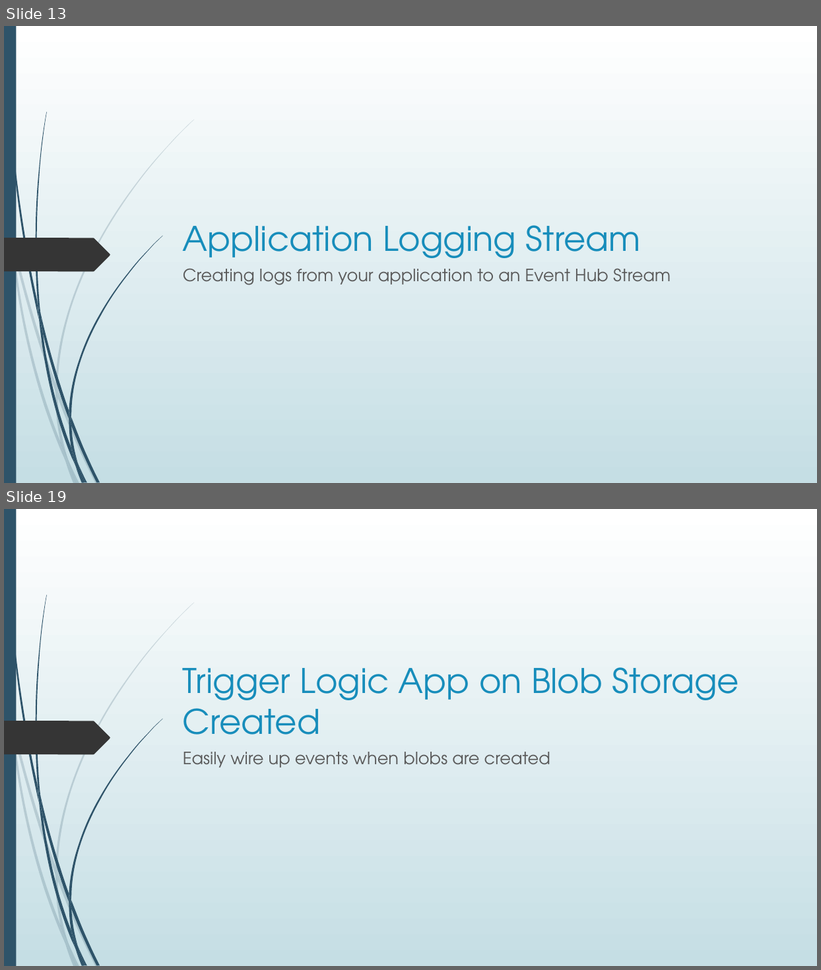
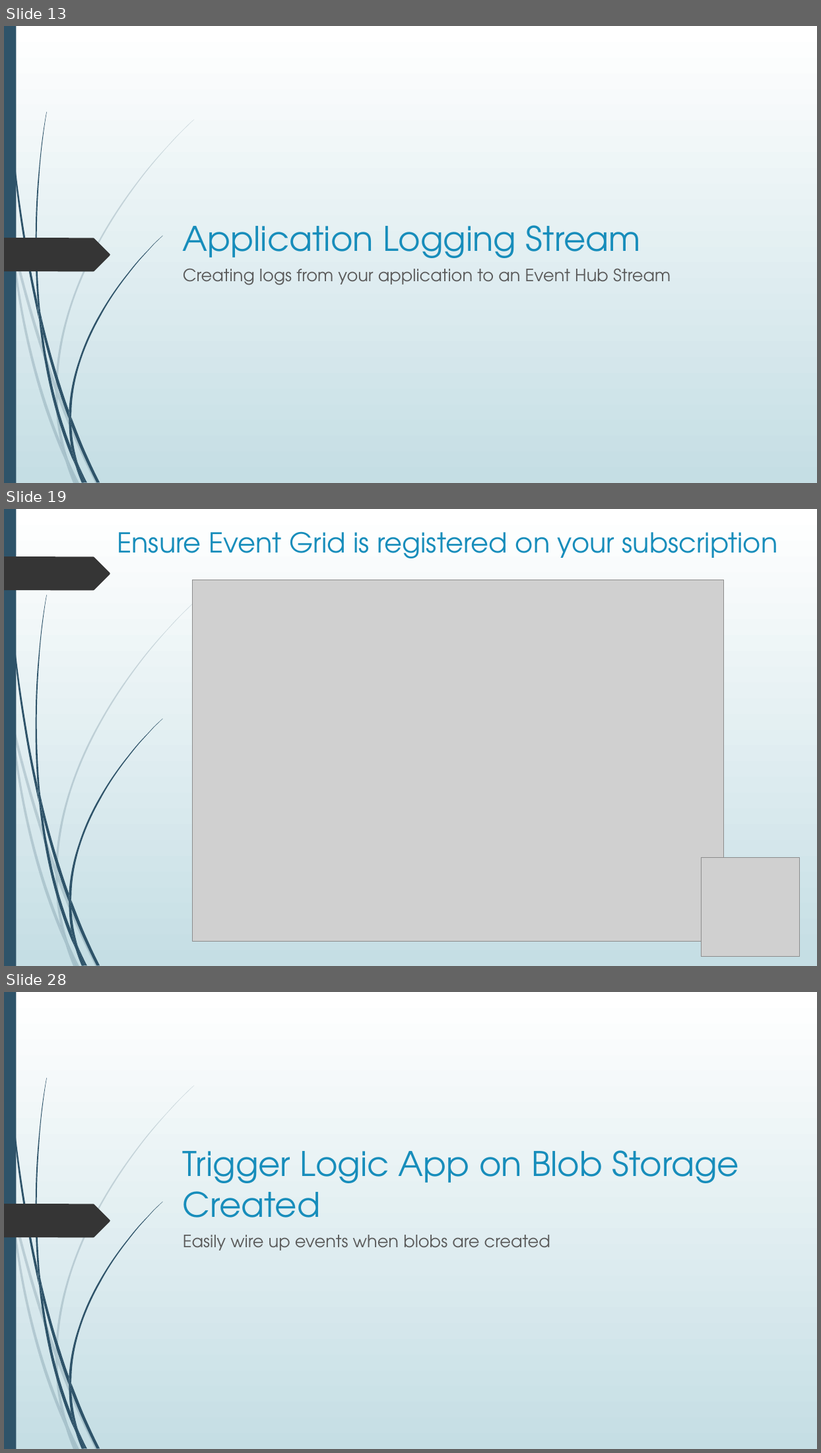
Before and after one commit to blgorman/ServerlessMessagingDemystified, a slide deck: ServerlessMessagingDemystified.pptx. Shown one above the other, each under a label of ours: slides 13 and 19 before the commit, slides 13, 19 and 28 after it; the slides between them are not shown. The pictures are 821x970 and 821x1453 pixels, drawn with LibreOffice and Linux fonts; fonts in the diff are those of the drawing; grey boxes stand for pictures. Boxes give left, top, right and bottom in pixels: in the first picture for what was removed or moved away, otherwise in the second. Text is boxed around its words. In the diff, an @@ line names an element or a change of style, - is before the commit and + after.

```diff
--- a/ServerlessMessagingDemystified.pptx
+++ b/ServerlessMessagingDemystified.pptx
@@ slide 19 added at (x1=4, y1=509, x2=817, y2=966), background gradient #FFFFFF to #C5DEE5; not listed: 23 template elements that a slide beside it also shows @@
@@ title added at (x1=117, y1=531, x2=778, y2=559), 32.4 pt, text #178DBB @@
+Ensure Event Grid is registered on your subscription
@@ freeform shape added at (x1=4, y1=557, x2=110, y2=590), fill #353535 @@
@@ picture added at (x1=193, y1=580, x2=725, y2=942) @@
@@ picture added at (x1=701, y1=858, x2=800, y2=956) @@
@@ what was slide 19 is now slide 28 @@
```
Also in this commit, not shown: 9 slides changed, 10 other slides added, 11 other files.
